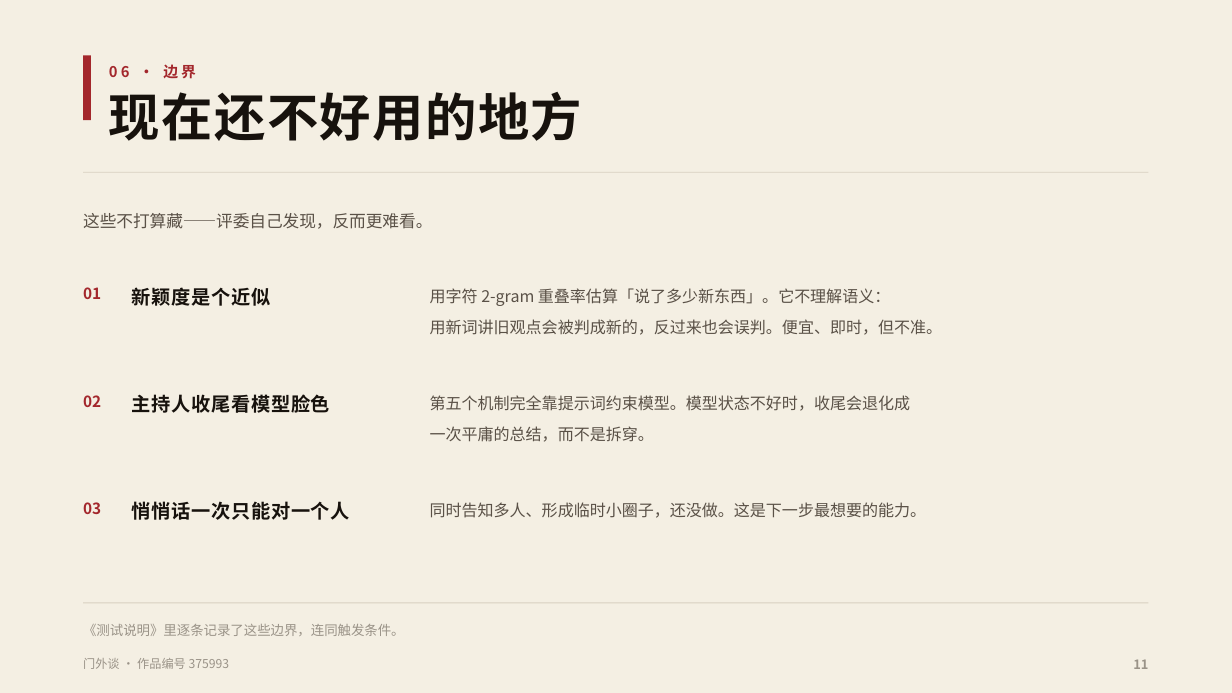
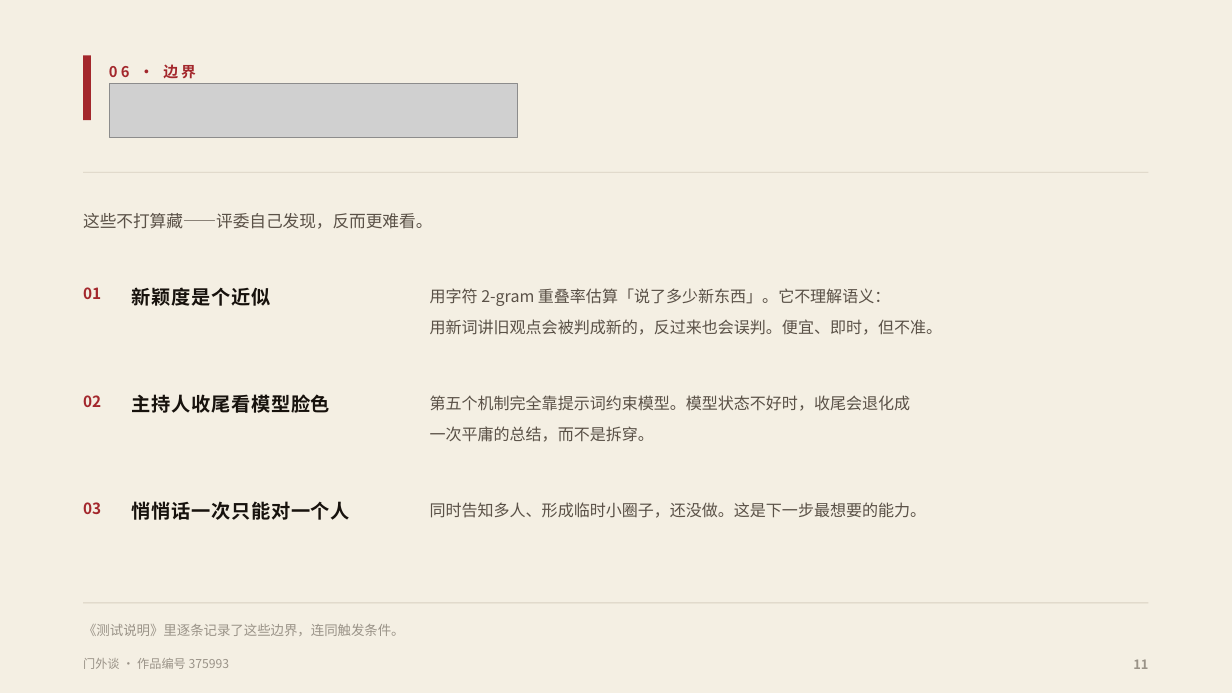
Before and after one commit to fsh114514/menwaitan, a slide deck: slide 11 of competition/答辩PPT.pptx. Drawn at 1232x693 pixels with LibreOffice and Linux fonts; fonts in the diff are those of the drawing; grey boxes stand for pictures. Boxes give left, top, right and bottom in pixels: in the first picture for what was removed or moved away, otherwise in the second. Text is boxed around its words. In the diff, an @@ line names an element or a change of style, - is before the commit and + after.

```diff
--- a/competition/答辩PPT.pptx
+++ b/competition/答辩PPT.pptx
@@ picture added at <box>109,83,518,138</box> @@
@@ text removed at <box>109,92,582,141</box> @@
-现在还不好用的地方
```
Also in this commit, not shown: 10 other slides changed, 2 other files.
